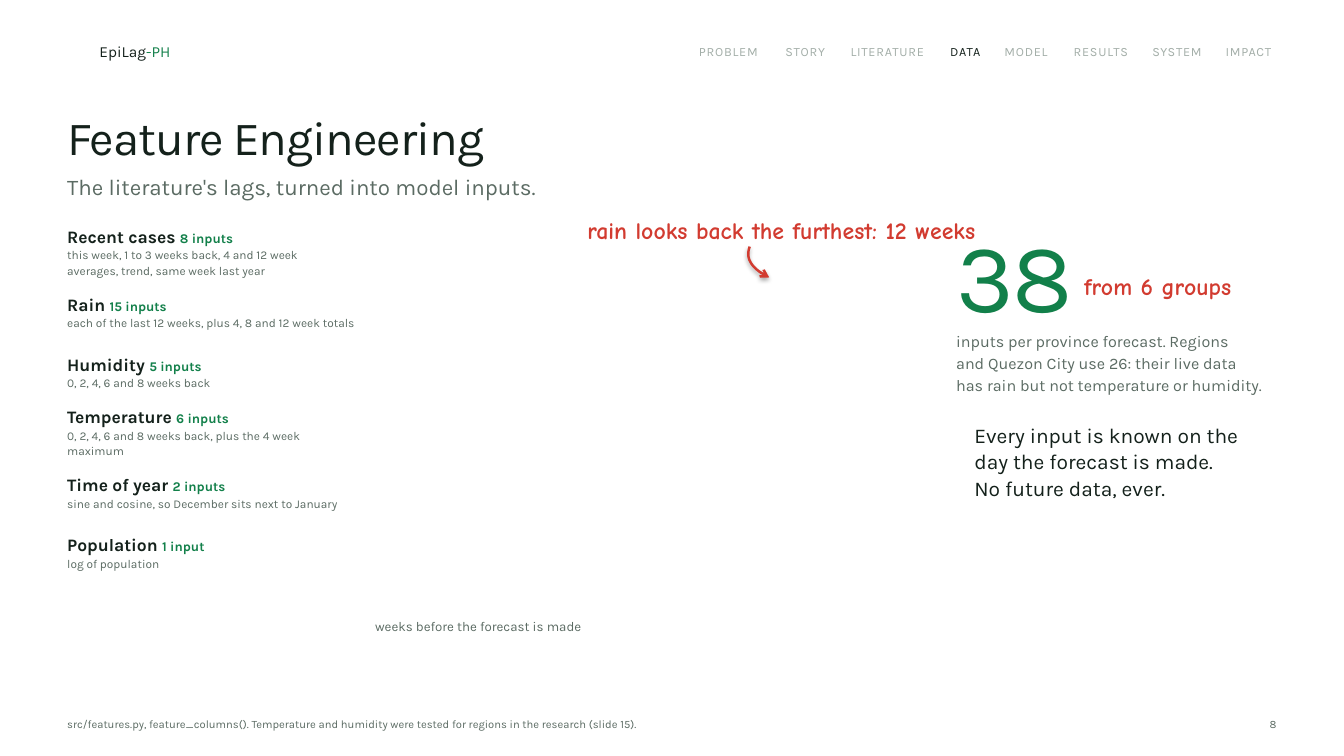
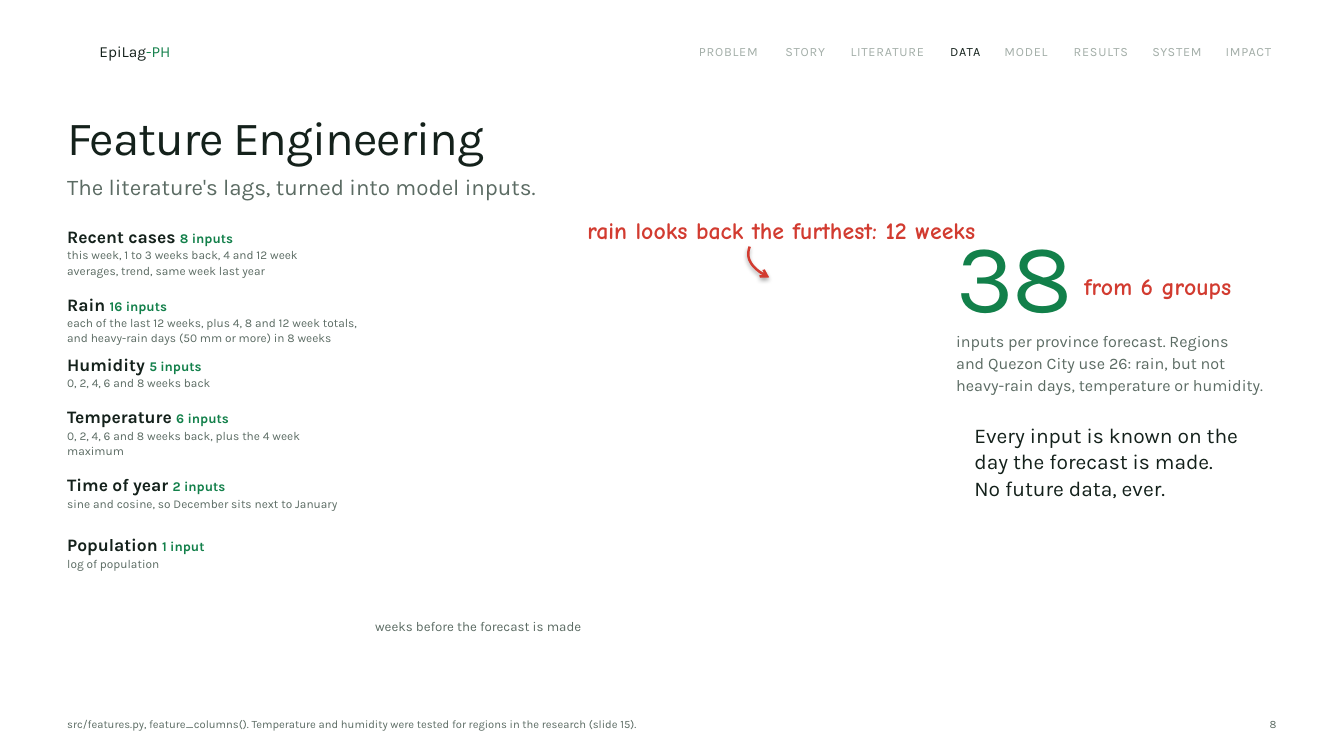
Before and after one commit to Romeo-04/epilag, a slide deck: slide 8 of docs/deck/EpiLag-PH_deck.pptx. Drawn at 1344x756 pixels with LibreOffice and Linux fonts; fonts in the diff are those of the drawing; background and template pictures are left out. Boxes give left, top, right and bottom in pixels: in the first picture for what was removed or moved away, otherwise in the second. Text is boxed around its words. In the diff, an @@ line names an element or a change of style, - is before the commit and + after.

```diff
--- a/docs/deck/EpiLag-PH_deck.pptx
+++ b/docs/deck/EpiLag-PH_deck.pptx
@@ text at bbox=[67, 298, 167, 314]: text changed @@
-Rain 15 inputs
+Rain 16 inputs
@@ text at bbox=[67, 319, 357, 345]: text changed @@
-each of the last 12 weeks, plus 4, 8 and 12 week totals
+each of the last 12 weeks, plus 4, 8 and 12 week totals,
+and heavy-rain days (50 mm or more) in 8 weeks
@@ text at bbox=[956, 358, 1263, 395]: text changed @@
-and Quezon City use 26: their live data
-has rain but not temperature or humidity.
+and Quezon City use 26: rain, but not
+heavy-rain days, temperature or humidity.
```
Also in this commit, not shown: 2 other files.
